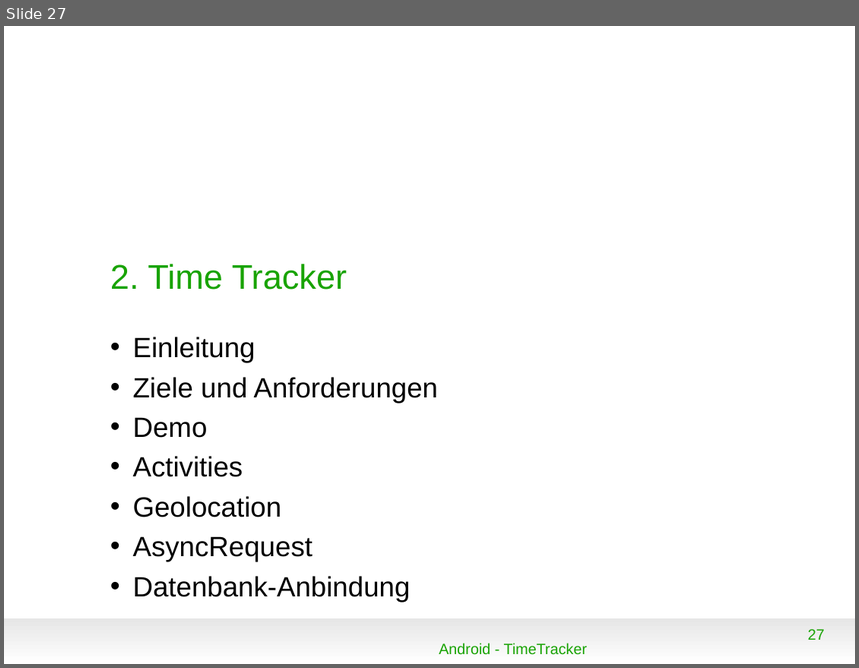
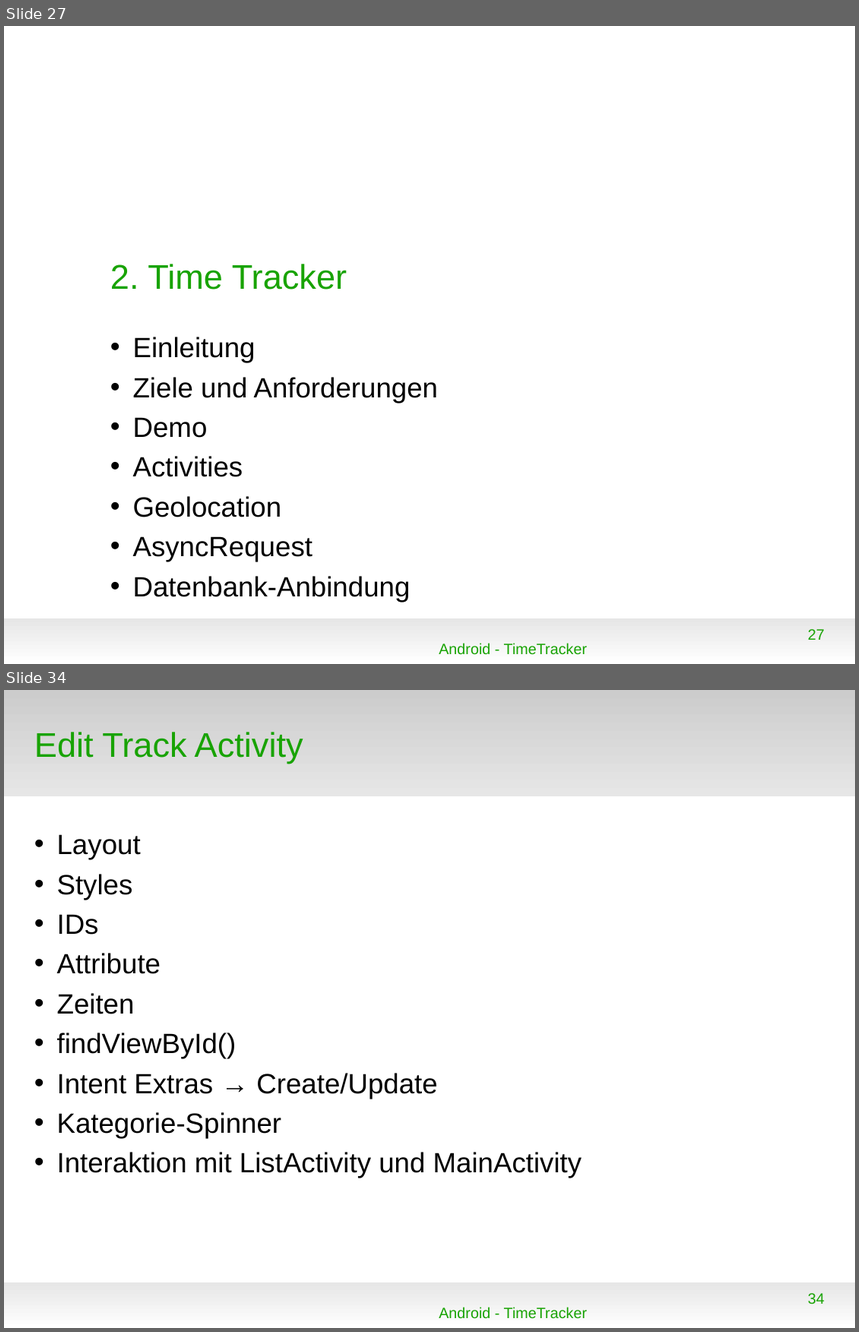
Before and after one commit to floriandrs/presentation, a slide deck: vortrag.odp. Shown one above the other, each under a label of ours: slide 27 before the commit, slides 27 and 34 after it; the slides between them are not shown. The pictures are 859x668 and 859x1332 pixels, drawn with LibreOffice and Linux fonts; fonts in the diff are those of the drawing; background and template pictures are left out. Boxes give left, top, right and bottom in pixels: in the first picture for what was removed or moved away, otherwise in the second. Text is boxed around its words. In the diff, an @@ line names an element or a change of style, - is before the commit and + after.

```diff
--- a/vortrag.odp
+++ b/vortrag.odp
@@ slide 34 added at [4,690,855,1328], background #FFFFFF; not listed: 1 template element that a slide beside it also shows @@
@@ rectangle added at [4,690,855,796], fill gradient #CCCCCC to #E6E6E6 @@
@@ title added at [34,732,303,763], 32 pt, text #18A303 @@
+Edit Track Activity
@@ text added at [57,834,582,1179], 26 pt, text #000000 @@
+• Layout
+• Styles
+• IDs
+• Attribute
+• Zeiten
+• findViewById()
+• Intent Extras → Create/Update
+• Kategorie-Spinner
+• Interaktion mit ListActivity und MainActivity
@@ page number added at [808,1293,825,1304], 14 pt, text #18A303 @@
+34
@@ text added at [439,1307,588,1319], 14 pt, text #18A303 @@
+Android - TimeTracker
```
Also in this commit, not shown: 4 slides changed, 11 other slides added, 1 slide removed, 4 other files.
